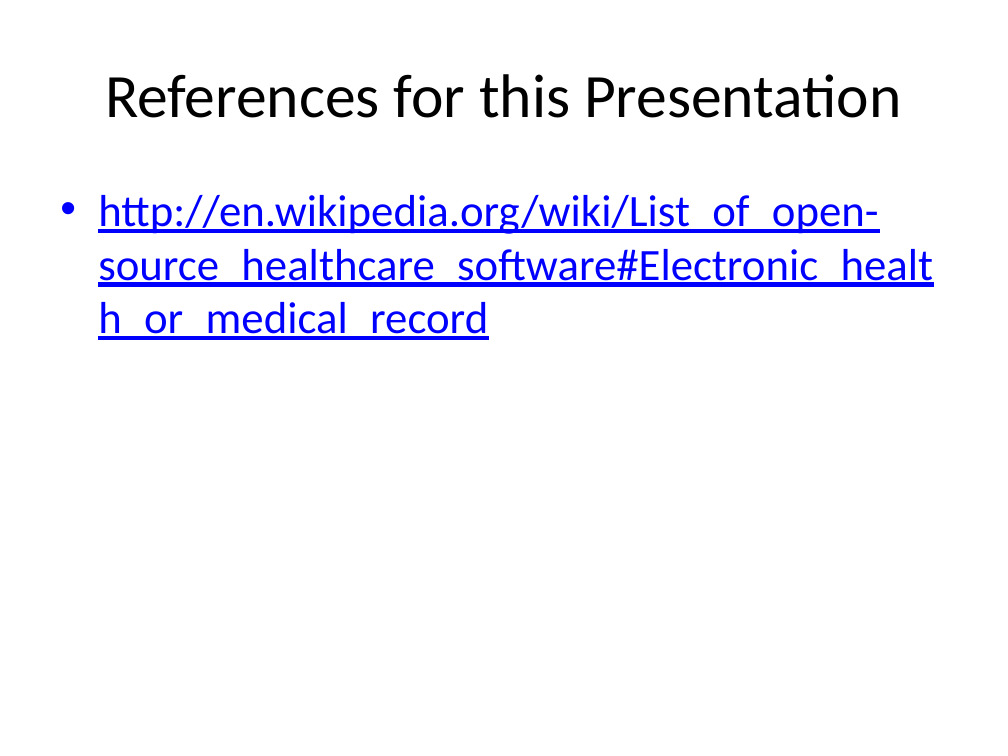
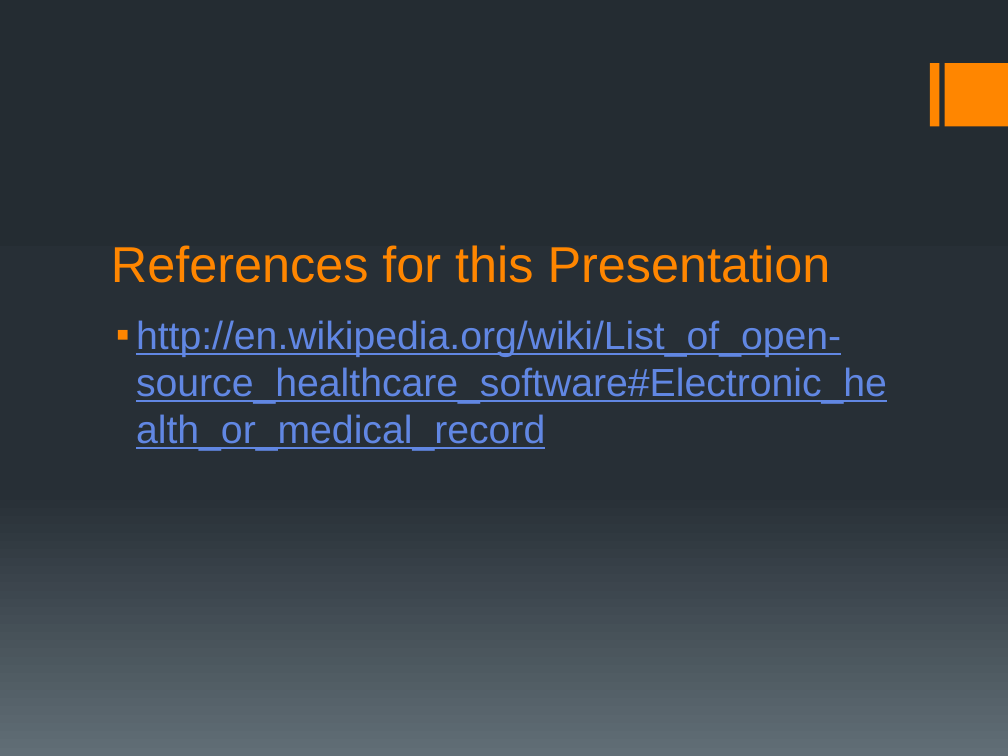
Before and after one commit to rmkane/semrs, a slide deck: slide 9 of MidTerm/Midterm_presentation_SEMRS.pptx. Drawn at 1008x756 pixels with LibreOffice and Linux fonts; fonts in the diff are those of the drawing. Boxes give left, top, right and bottom in pixels: in the first picture for what was removed or moved away, otherwise in the second. Text is boxed around its words. In the diff, an @@ line names an element or a change of style, - is before the commit and + after.

```diff
--- a/MidTerm/Midterm_presentation_SEMRS.pptx
+++ b/MidTerm/Midterm_presentation_SEMRS.pptx
@@ background #FFFFFF to gradient #242C33 to #273037 to #636D76 @@
@@ rectangle added at (929, 64, 938, 127), fill #FF8600 @@
@@ rectangle added at (944, 64, 1008, 127), fill #FF8600 @@
@@ title "References for this Presentation": place and size @@
-title "References for this Presentation" at (105, 74, 902, 118)
+title "References for this Presentation" at (111, 245, 831, 283)
@@ title "References for this Presentation" at (111, 245, 831, 283): size 44 to 36 pt, font Calibri to Arial, text colour #000000 to #FF8600; alignment centre to left; vertical alignment middle to bottom @@
@@ text "http://en.wikipedia.org/wiki/List_of_open-source_healthcare_ ...": place and size @@
-text "http://en.wikipedia.org/wiki/List_of_open-source_healthcare_ ..." at (98, 195, 933, 340)
+text "http://en.wikipedia.org/wiki/List_of_open-source_healthcare_ ..." at (136, 320, 887, 451)
@@ text "http://en.wikipedia.org/wiki/List_of_open-source_healthcare_ ..." at (136, 320, 887, 451): size 32 to 28 pt, font Calibri to Arial, text colour #0000FF to #6187E3; bullet • to ▪ @@
```
Also in this commit, not shown: 8 other slides changed, 1 other file.
